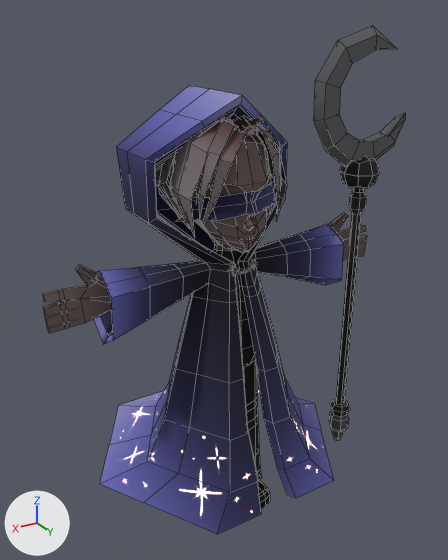
The Blender file project/models/blender/reaper.blend: old version first, new version second.
Before and after are seen from a 50 mm camera at (1.31, 2.05, 2.24) aimed at (-0.05, -0.21, 1.11). Arrows for +X, +Y and +Z are at lower left; the lights stay in place. Mesh edges are drawn as thin lines.

The scene before the commit, as lines of its bpy script (objects in view):
```python
ob_blind_fold = bpy.data.objects.new('blind_fold', me_mesh_001)
ob_blind_fold.location = (0.0, 0.0, 0.0)
ob_cloak = bpy.data.objects.new('cloak', me_cloakuv_exported__1)
ob_cloak.location = (0.0, 0.0, 0.0)
ob_cloak.rotation_euler = (1.571, 0.0, -3.142)  # degrees (90, 0, -180)
ob_cloak.scale = (0.174, 0.174, 0.174)
ob_staff = bpy.data.objects.new('staff', me_braid_uv_exported__1)
ob_staff.location = (0.0, 0.0, 0.0)
# also in view: 'body' at (0.01, -0.18, 0.93)
```
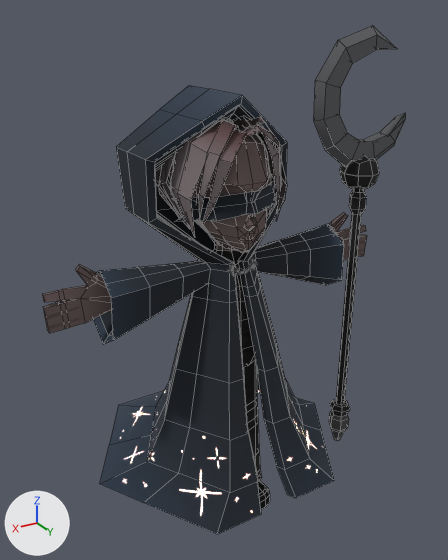
Where the change shows, as pixel boxes (x1, y1, x2, y2) in the pictures (448 x 560 px):
'cloak', surface changed
    both: (93, 85, 344, 534)
'blind_fold', surface changed (blue to black)
    both: (207, 180, 276, 221)

The change, as a list of edits to the scene's bpy script:
```text
Add img_color_png_001:
    img_color_png_001 = load_image('color.png.001', '../../textures/reaper/cloak/color.png', 1024, 1024, 'sRGB')
Change mat_cloak:
    where n2 = _N.new('ShaderNodeTexImage'); n2.name = 'Image Texture'
    n2.image: img_color_alternative_png -> img_color_png_001
```
